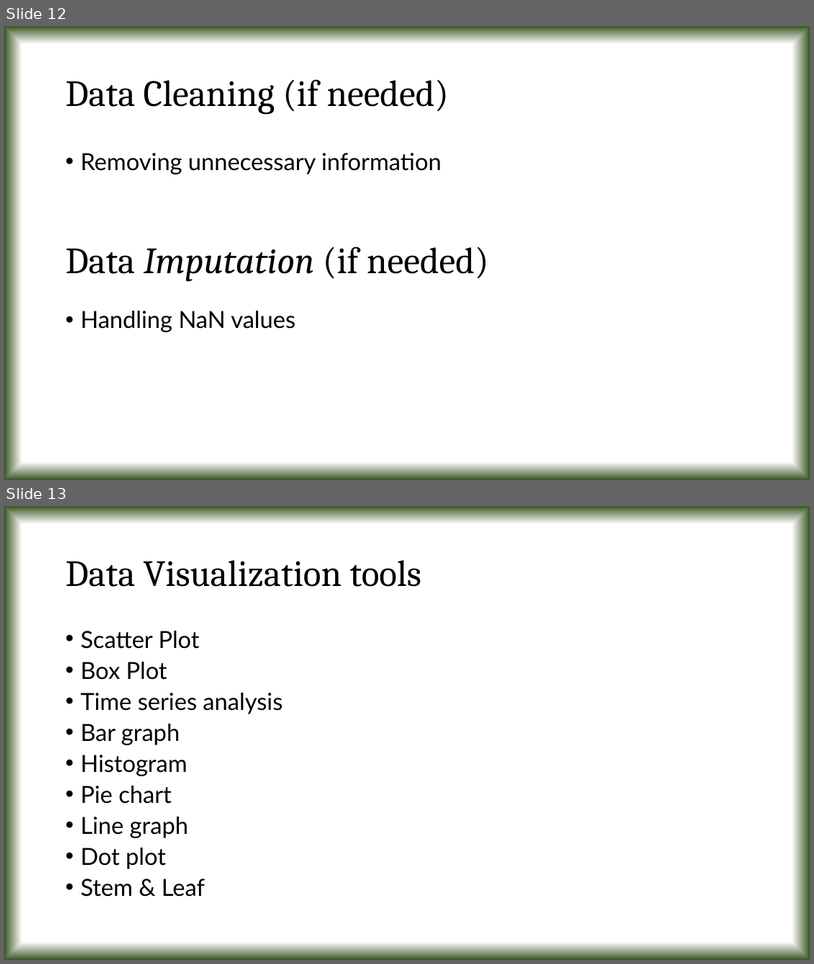
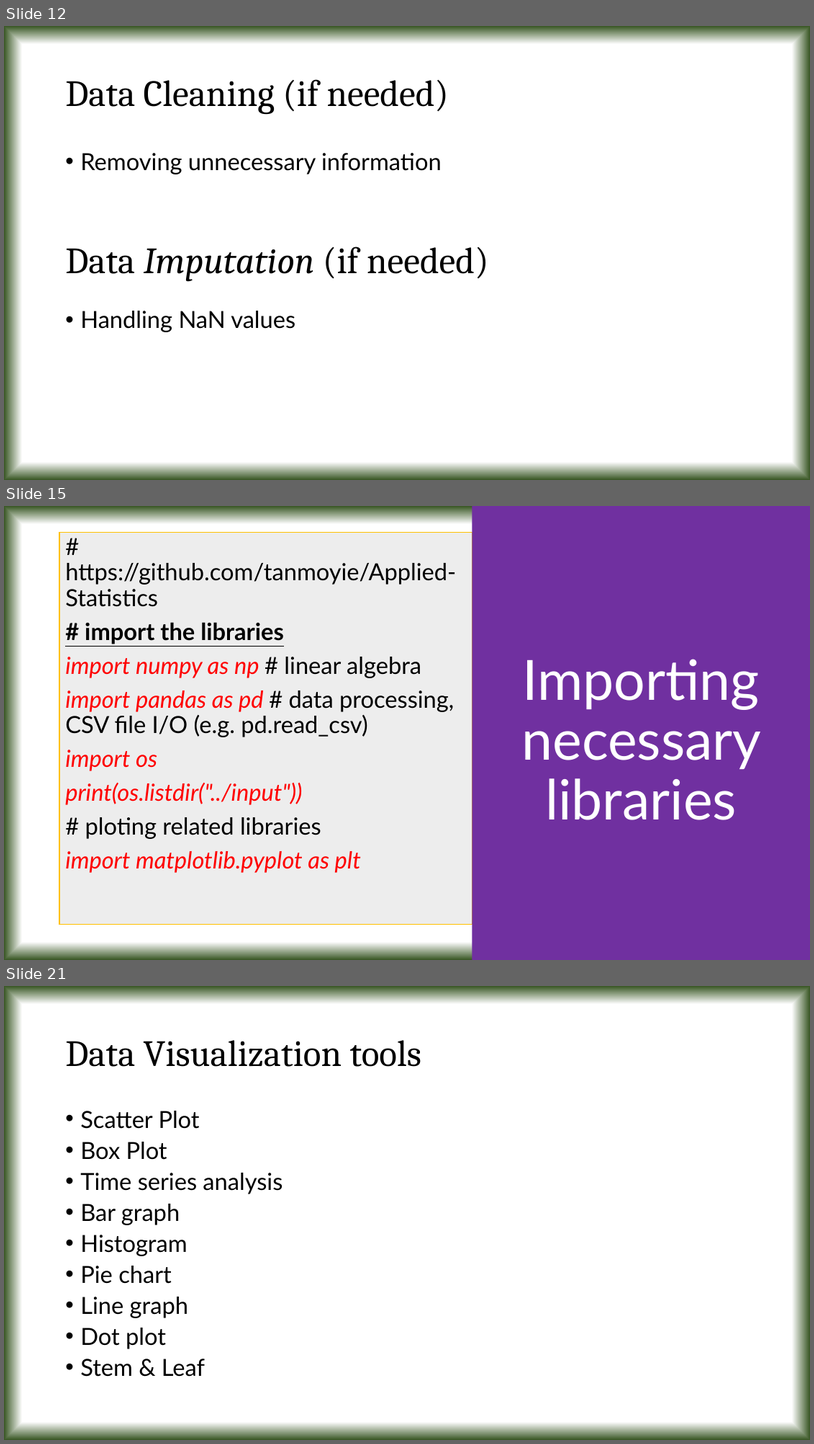
Before and after one commit to tanmoyie/Applied-Statistics, a slide deck: Projects & Dataset/Presentation on Python projects in Applied Statistics.pptx. Shown one above the other, each under a label of ours: slides 12 and 13 before the commit, slides 12, 15 and 21 after it; the slides between them are not shown. The pictures are 814x964 and 814x1444 pixels, drawn with LibreOffice and Linux fonts; fonts in the diff are those of the drawing. Boxes give left, top, right and bottom in pixels: in the first picture for what was removed or moved away, otherwise in the second. Text is boxed around its words. In the diff, an @@ line names an element or a change of style, - is before the commit and + after.

```diff
--- a/Projects & Dataset/Presentation on Python projects in Applied Statistics.pptx
+++ b/Projects & Dataset/Presentation on Python projects in Applied Statistics.pptx
@@ slide 15 added at (4,506,810,960), background gradient #FFFFFF to #385723 @@
@@ text added at (472,506,810,960), fill #7030A0, 66 pt, text #FFFFFF @@
+Importing necessary libraries
@@ text added at (59,532,472,924), fill #EDEDED, outline #FFC000 1 pt, 28 pt, text #000000 @@
+# https://github.com/tanmoyie/Applied-Statistics
+# import the libraries
+import numpy as np # linear algebra
+import pandas as pd # data processing, CSV file I/O (e.g. pd.read_csv)
+import os
+print(os.listdir("../input"))
+# ploting related libraries
+import matplotlib.pyplot as plt
@@ what was slide 13 is now slide 21 @@
```
Also in this commit, not shown: 7 other slides added, 5 other files.
